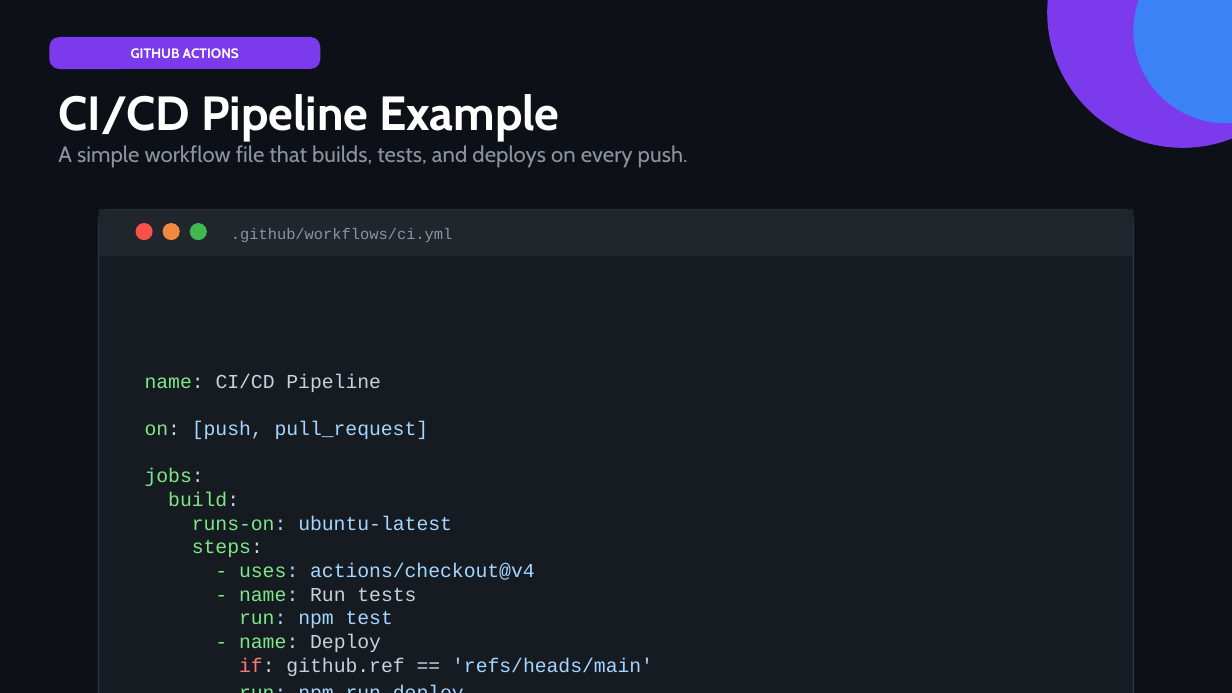
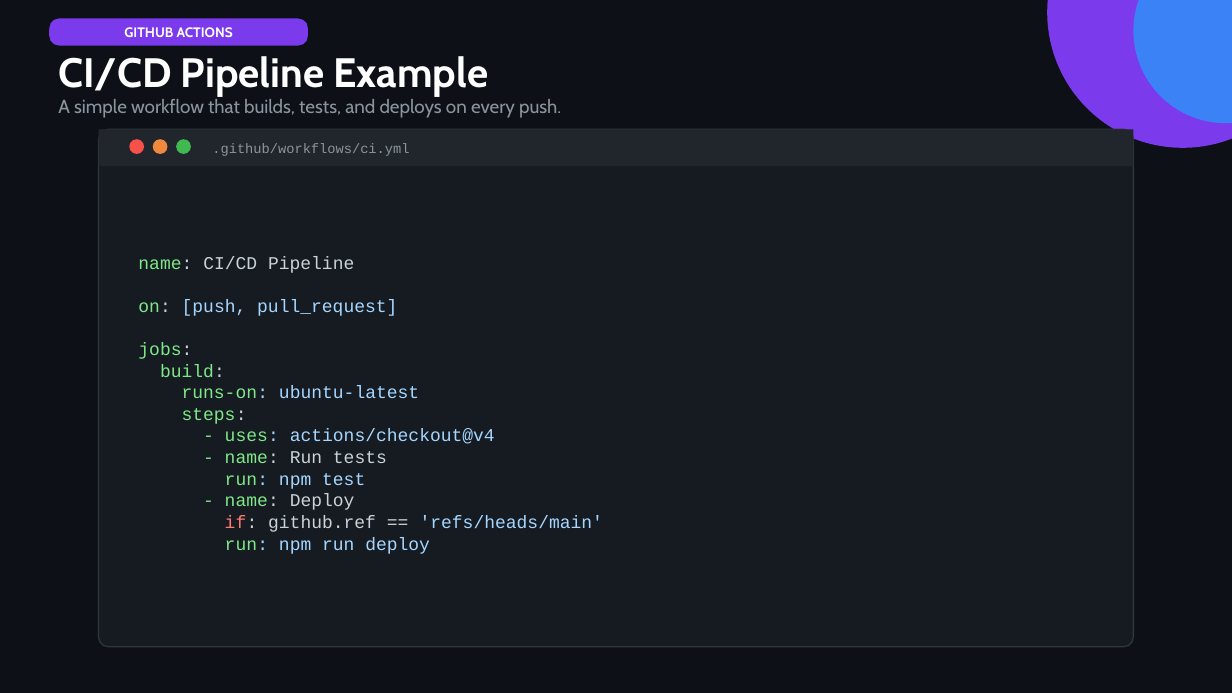
Before and after one commit to Bens-Scratch-Org/github-sea-roadshow, a slide deck: slide 8 of files/github-sea-roadshow-presentation-cpy.pptx. Drawn at 1232x693 pixels with LibreOffice and Linux fonts; fonts in the diff are those of the drawing. Boxes give left, top, right and bottom in pixels: in the first picture for what was removed or moved away, otherwise in the second. Text is boxed around its words. In the diff, an @@ line names an element or a change of style, - is before the commit and + after.

```diff
--- a/files/github-sea-roadshow-presentation-cpy.pptx
+++ b/files/github-sea-roadshow-presentation-cpy.pptx
@@ text "GITHUB ACTIONS" moved from (x1=131, y1=48, x2=239, y2=58) to (x1=124, y1=27, x2=233, y2=37) @@
@@ rounded rectangle resized from (x1=49, y1=37, x2=320, y2=69) to (x1=49, y1=18, x2=308, y2=45) @@
@@ rounded rectangle at (x1=49, y1=18, x2=308, y2=45): proportions changed @@
@@ text "CI/CD Pipeline Example" moved from (x1=58, y1=94, x2=560, y2=141) to (x1=58, y1=56, x2=488, y2=97) @@
@@ text "CI/CD Pipeline Example" at (x1=58, y1=56, x2=488, y2=97): size 37.3 to 32 pt @@
@@ text at (x1=58, y1=99, x2=561, y2=118): text changed; size 17.3 to 14.7 pt @@
-A simple workflow file that builds, tests, and deploys on every push.
+A simple workflow that builds, tests, and deploys on every push.
@@ rounded rectangle at (x1=99, y1=129, x2=1134, y2=647): proportions changed @@
@@ rounded rectangle resized from (x1=99, y1=210, x2=1134, y2=693) to (x1=99, y1=129, x2=1134, y2=647) @@
@@ rectangle resized from (x1=99, y1=210, x2=1134, y2=257) to (x1=99, y1=129, x2=1134, y2=166) @@
@@ ellipse moved from (x1=136, y1=223, x2=153, y2=240) to (x1=129, y1=140, x2=144, y2=154) @@
@@ ellipse moved from (x1=163, y1=223, x2=180, y2=240) to (x1=152, y1=140, x2=167, y2=154) @@
@@ ellipse resized from (x1=189, y1=223, x2=207, y2=240) to (x1=177, y1=140, x2=191, y2=154) @@
@@ text ".github/workflows/ci.yml" moved from (x1=231, y1=228, x2=453, y2=242) to (x1=212, y1=143, x2=409, y2=156) @@
@@ text ".github/workflows/ci.yml" at (x1=212, y1=143, x2=409, y2=156): size 12 to 10.7 pt @@
@@ text "name: CI/CD Pipeline on: [push, ..." moved from (x1=145, y1=374, x2=653, y2=676) to (x1=138, y1=256, x2=603, y2=554) @@
@@ text "name: CI/CD Pipeline on: [push, ..." at (x1=138, y1=256, x2=603, y2=554): size 15.3 to 14 pt; line spacing 1.15 to 1.05 @@
```
Also in this commit, not shown: 10 other slides changed, 2 other files.
